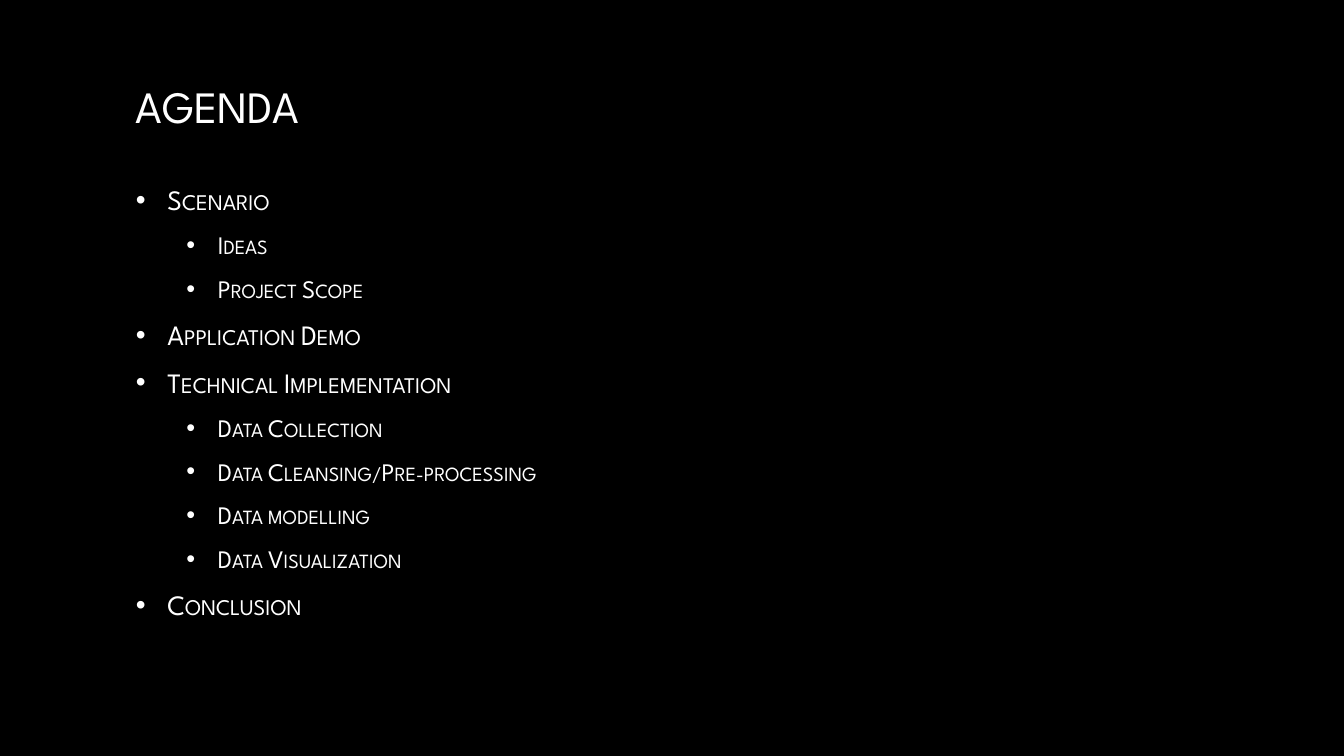
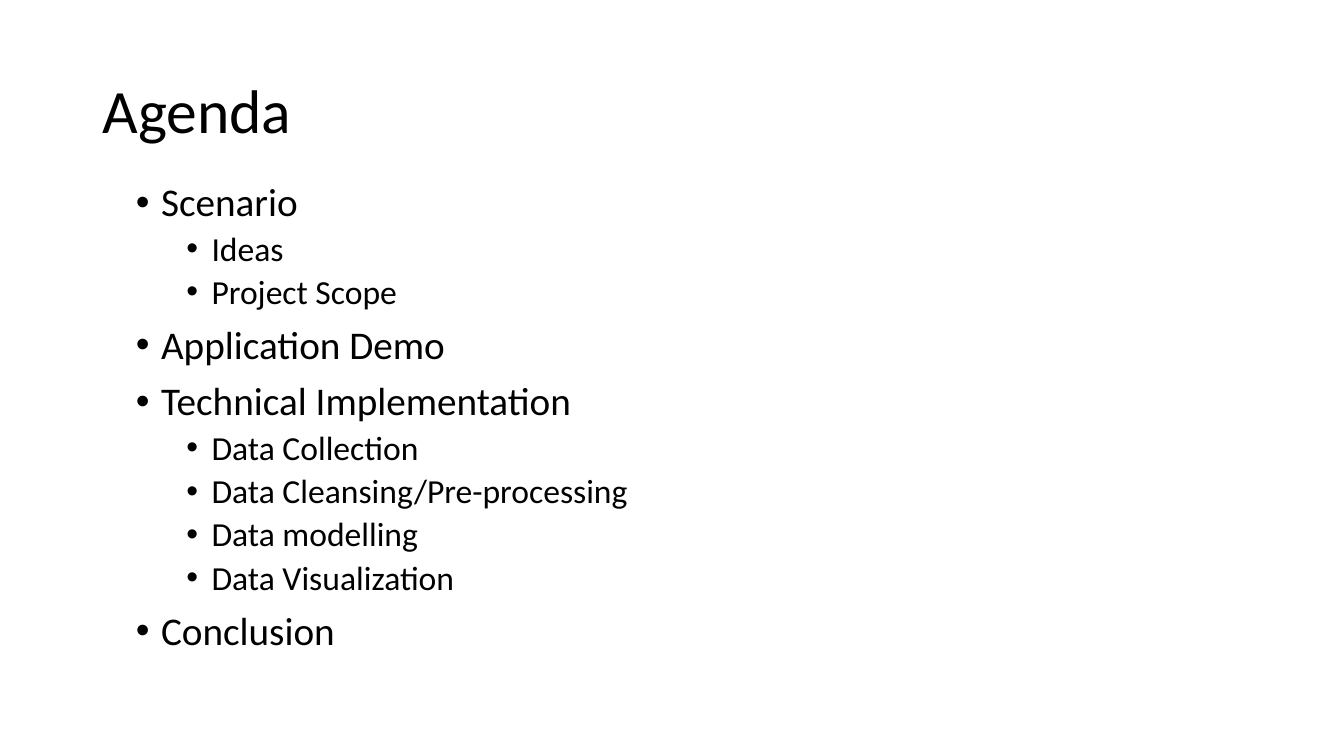
Before and after one commit to manullamas/CrimeDV, a slide deck: slide 2 of Presentation/Team5_Final.pptx. Drawn at 1344x756 pixels with LibreOffice and Linux fonts; fonts in the diff are those of the drawing; background and template pictures are left out. Boxes give left, top, right and bottom in pixels: in the first picture for what was removed or moved away, otherwise in the second. Text is boxed around its words. In the diff, an @@ line names an element or a change of style, - is before the commit and + after.

```diff
--- a/Presentation/Team5_Final.pptx
+++ b/Presentation/Team5_Final.pptx
@@ background picture (left out) to #FFFFFF @@
@@ title at [102, 90, 291, 144]: text changed; size 32 to 44 pt; font League Spartan to Calibri; text colour gradient #FFFFFF to #A6A6A6 to #000000 @@
-AGENDA
+Agenda
@@ text "Scenario" at [161, 189, 627, 646]: size 20 to 28 pt in "Scenario", "Application Demo", "Technical Implementation", "Conclusion"; font League Spartan to Calibri, text colour gradient #FFFFFF to #BFBFBF to #000000, small capitals off; size 18 to 24 pt in "Ideas", "Project Scope", "Data Collection", "Data Cleansing/Pre-processing" and 2 more places; indent changed; line spacing 1 to 0.9; less space between paragraphs @@
```
Also in this commit, not shown: 9 other slides changed, 1 other file.
